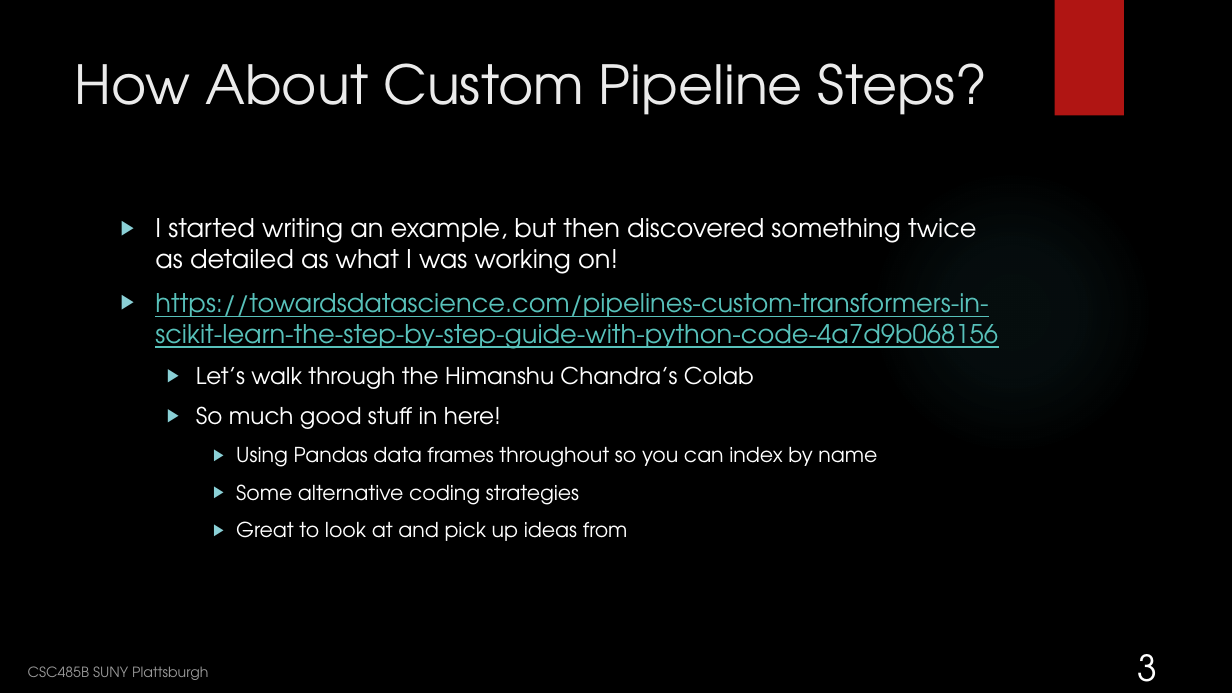
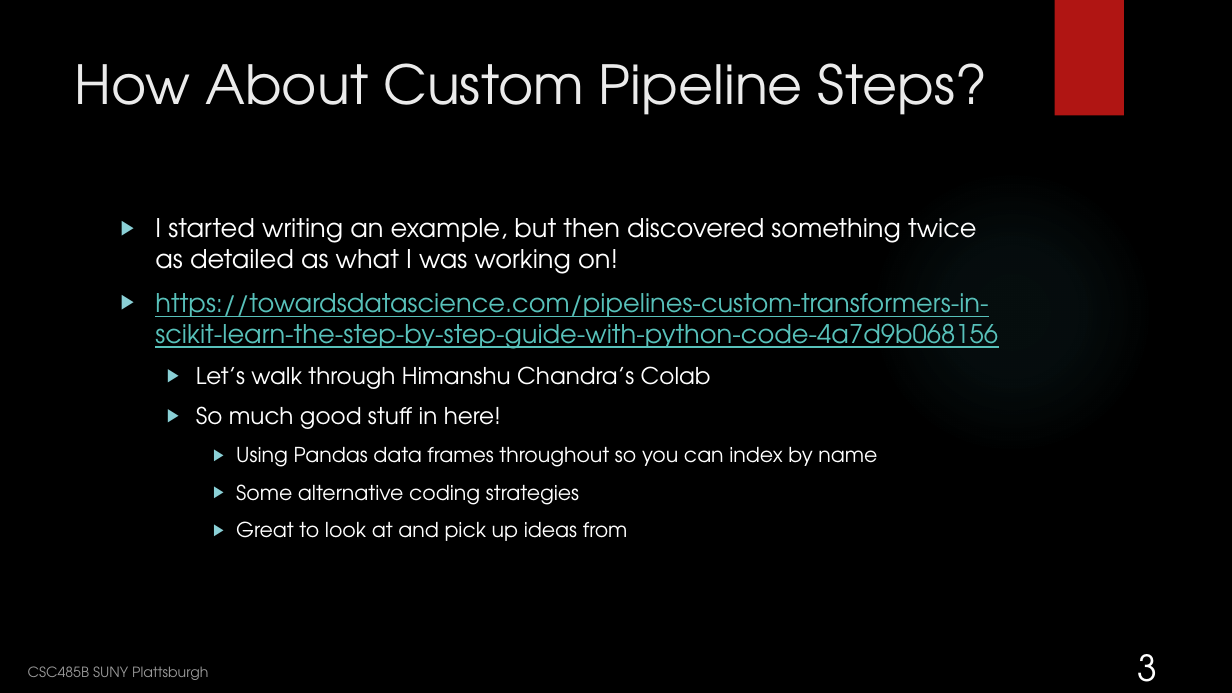
Before and after one commit to nedlecky/CSC485B, a slide deck: slide 3 of Class 12- Some More Techniques and Examples.pptx. Drawn at 1232x693 pixels with LibreOffice and Linux fonts; fonts in the diff are those of the drawing; background and template pictures are left out. Boxes give left, top, right and bottom in pixels: in the first picture for what was removed or moved away, otherwise in the second. Text is boxed around its words. In the diff, an @@ line names an element or a change of style, - is before the commit and + after.

```diff
--- a/Class 12- Some More Techniques and Examples.pptx
+++ b/Class 12- Some More Techniques and Examples.pptx
@@ text at [196, 366, 711, 389]: text changed @@
-  ▶ Let’s walk through the Himanshu Chandra’s Colab
+  ▶ Let’s walk through Himanshu Chandra’s Colab
```
Also in this commit, not shown: 6 other files.
